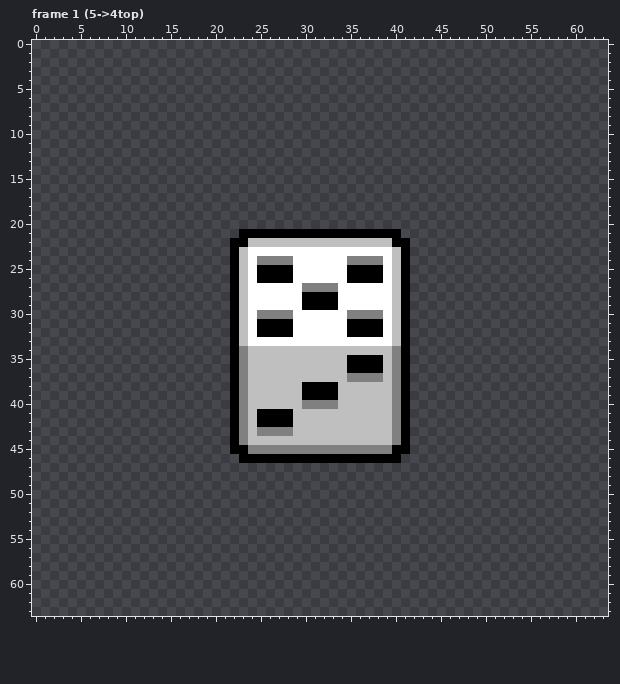
Pixel-art file -- src/assets/sprites/dice system2.ase. The picture above was drawn from the file before the commit.
64x64 pixels, 36 frames. Shown: frame 1 (5->4top). The commit also changed other frames, which this record leaves out.
After the commit:
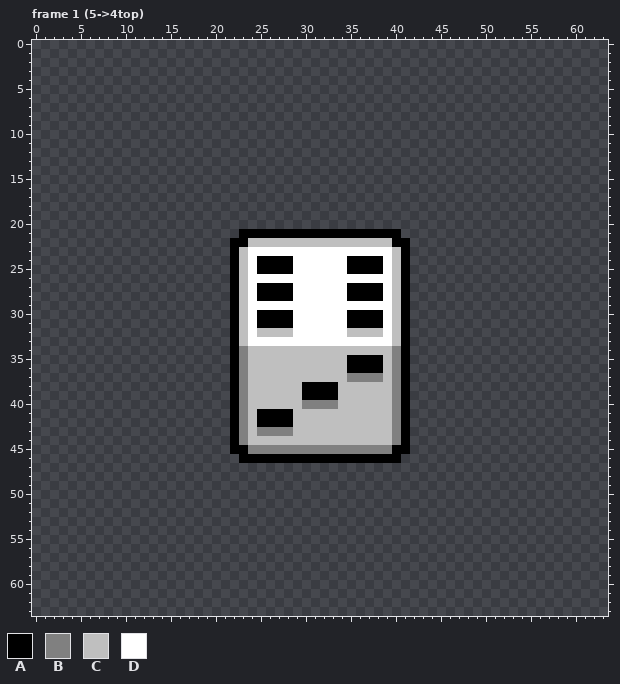
Palette (. is transparent): A #000000  B #808080  C #bfbfbf  D #ffffff
From old to new:
{"where": "frame 1 (5->4top), layer \"current top\""}
{"frame":1,"y":24,"x":25,"old":"BBBB","new":"AAAA"}
{"frame":1,"y":24,"x":35,"old":"BBBB","new":"AAAA"}
{"frame":1,"y":26,"x":25,"old":"AAAA","new":"DDDD"}
{"frame":1,"y":26,"x":35,"old":"AAAA","new":"DDDD"}
{"frame":1,"y":27,"x":25,"old":"DDDD","new":"AAAA"}
{"frame":1,"y":27,"x":30,"old":"BBBB","new":"DDDD"}
{"frame":1,"y":27,"x":35,"old":"DDDD","new":"AAAA"}
{"frame":1,"y":28,"x":25,"old":"DDDD","new":"AAAA"}
{"frame":1,"y":28,"x":30,"old":"AAAA","new":"DDDD"}
{"frame":1,"y":28,"x":35,"old":"DDDD","new":"AAAA"}
{"frame":1,"y":29,"x":30,"old":"AAAA","new":"DDDD"}
{"frame":1,"y":30,"x":25,"old":"BBBB","new":"AAAA"}
{"frame":1,"y":30,"x":35,"old":"BBBB","new":"AAAA"}
{"frame":1,"y":32,"x":25,"old":"AAAA","new":"CCCC"}
{"frame":1,"y":32,"x":35,"old":"AAAA","new":"CCCC"}
{"label":"changed","picture_box":[257,256,383,337]}
